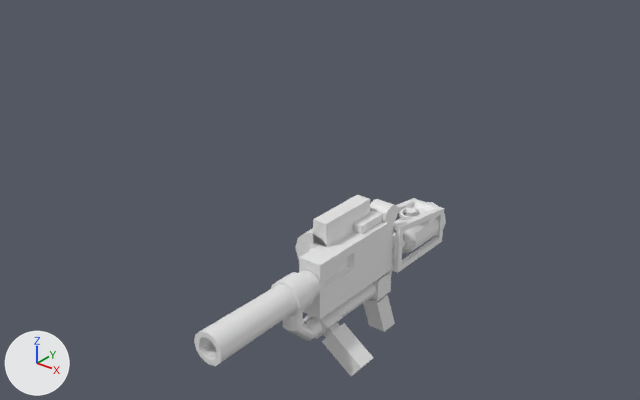
The Blender file Characters/Mesh/autocannonblockout.blend: old version first, new version second.
Both versions are drawn from a camera (50 mm lens) standing at (6.84, -10.09, 7.83) and looking at (-0.86, -0.46, 1.86). The lights are fixed; the arrows at lower left show +X, +Y and +Z.
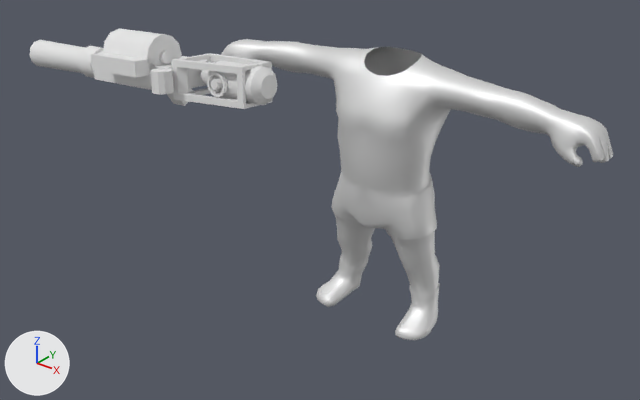
The change in detail:
Material 'default_body_male' (mat_default_body_male) is new.
Its base color is (0.8, 0.8, 0.8) (white #e7e7e7).
Its metallic is 0.5.
Its roughness is 0.553.
Its specular ior level is 1.0.
Mesh me_char_male_body_geomesh is new.
It has 1817 vertices, 3614 faces and spans x -3.29..3.29, y -0.57..0.68, z 0.0..4.19.
It uses material mat_default_body_male (its picture is missing).
Object 'Cube' (ob_cube) moves from (0.0, 0.0, 0.0) to (-2.92, 0.12, 3.46).
Object 'Cube' (ob_cube) turns from (0, 0, 0) to (41, 82, -50) degrees about x, y and z.
Object 'char_male_body_geo' (ob_char_male_body_geo) is new; it shows me_char_male_body_geomesh.
Its location is (0.0, 0.0, 0.0).

Where the change shows, as pixel boxes (x1, y1, x2, y2) in the pictures (640 x 400 px):
'char_male_body_geo', added
    after: (221, 39, 613, 340)
'Cube', moved, turned
    before: (194, 195, 446, 376)
    after: (29, 28, 277, 109)
